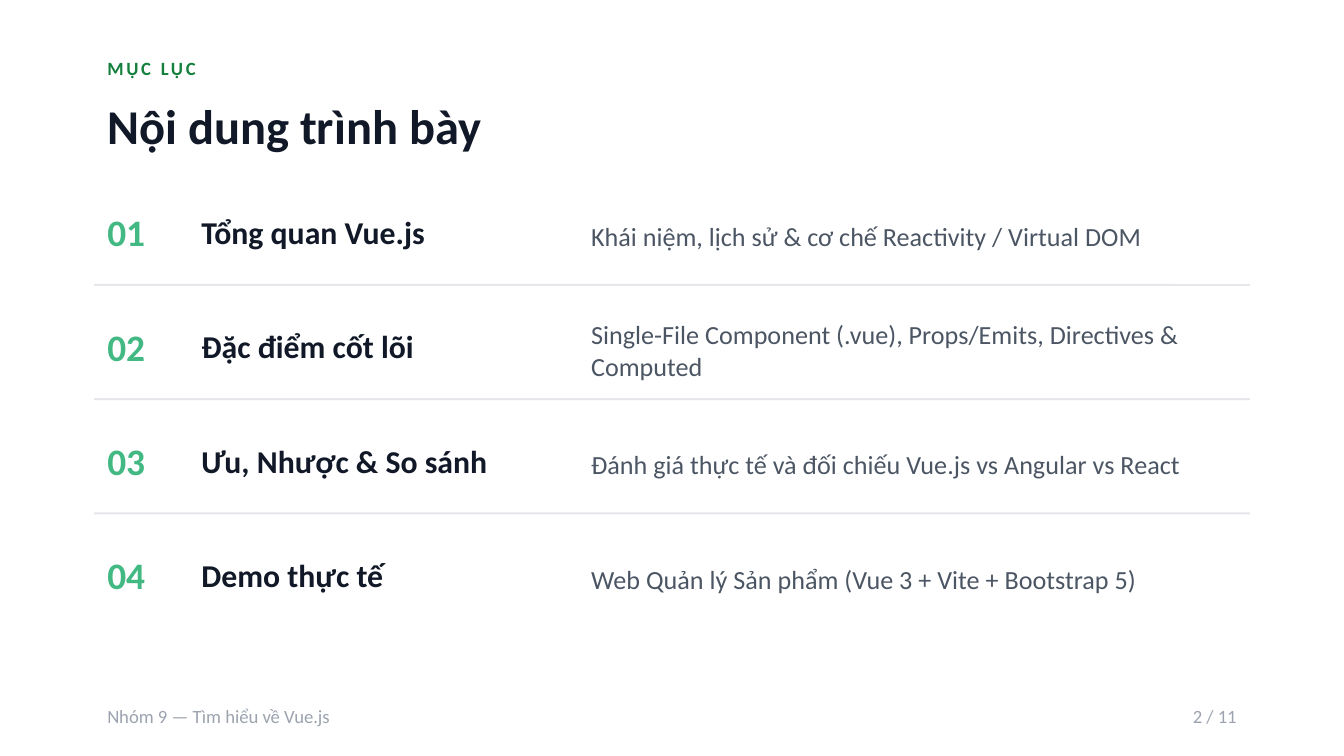
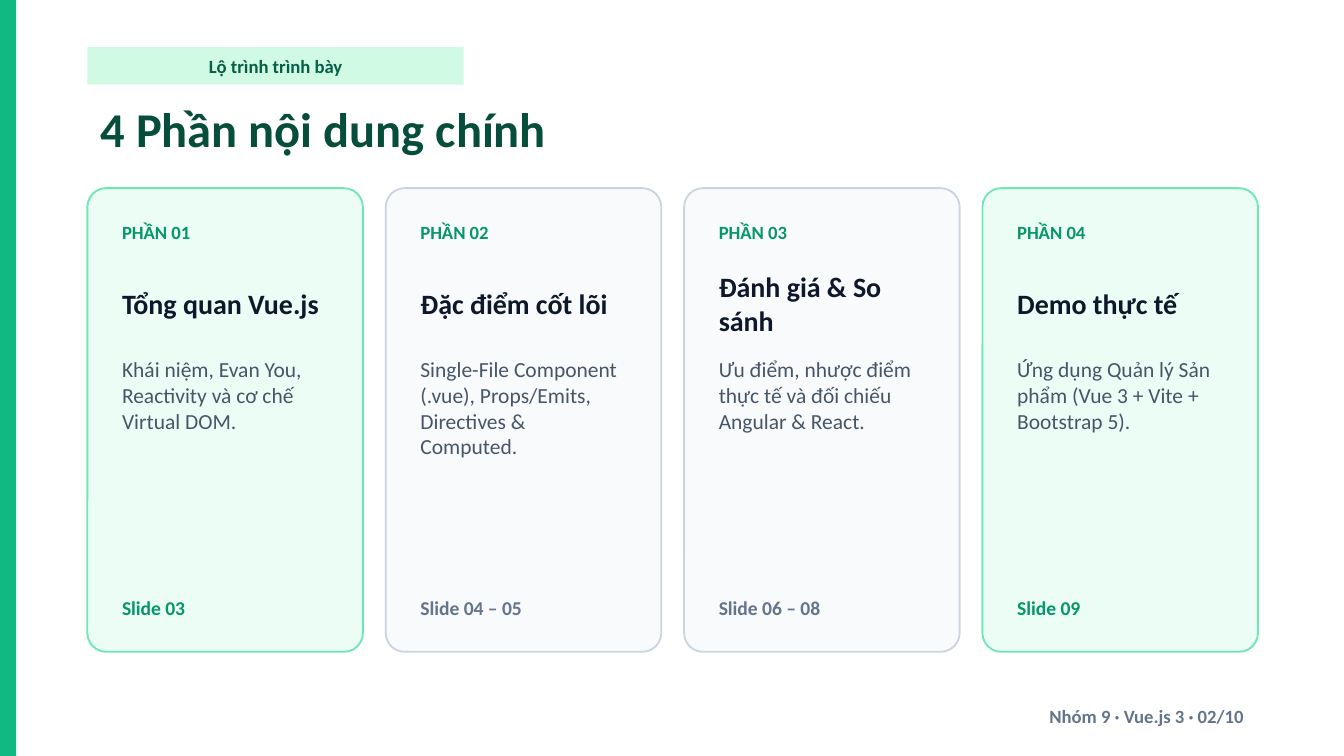
Before and after one commit to Musual-Moncra/vuejs-presentation-group9, a slide deck: slide 2 of Slide_ThuyetTrinh_VueJS_Nhom9.pptx. Drawn at 1344x756 pixels with LibreOffice and Linux fonts; fonts in the diff are those of the drawing. Boxes give left, top, right and bottom in pixels: in the first picture for what was removed or moved away, otherwise in the second. Text is boxed around its words. In the diff, an @@ line names an element or a change of style, - is before the commit and + after.

Commit message:
design: distinct emerald-rounded layout for Group 9 and remove demo instruction slide

```diff
--- a/Slide_ThuyetTrinh_VueJS_Nhom9.pptx
+++ b/Slide_ThuyetTrinh_VueJS_Nhom9.pptx
@@ rectangle added at <box>0,0,16,755</box>, fill #10B981 @@
@@ rectangle added at <box>87,47,464,85</box>, fill #D1FAE5, 10 pt, text #065F46, bold @@
+Lộ trình trình bày
@@ text removed at <box>107,62,196,79</box> @@
-MỤC LỤC
@@ text at <box>101,110,546,156</box>: text changed; text colour #111827 to #064E3B @@
-Nội dung trình bày
+4 Phần nội dung chính
@@ rounded rectangle added at <box>87,188,363,652</box>, fill #ECFDF5, outline #6EE7B7 1 pt @@
@@ rounded rectangle added at <box>386,188,661,652</box>, fill #F8FAFC, outline #CBD5E1 1 pt @@
@@ rounded rectangle added at <box>684,188,960,652</box>, fill #F8FAFC, outline #CBD5E1 1 pt @@
@@ rounded rectangle added at <box>982,188,1258,652</box>, fill #ECFDF5, outline #6EE7B7 1 pt @@
@@ text at <box>122,224,190,239</box>: text changed; size 20 to 10 pt; text colour #42B883 to #059669 @@
-01
+PHẦN 01
@@ text at <box>420,224,489,239</box>: text changed; size 20 to 10 pt; text colour #42B883 to #059669 @@
-02
+PHẦN 02
@@ text added at <box>719,224,787,239</box>, 10 pt, text #059669, bold @@
+PHẦN 03
@@ text at <box>1017,224,1086,239</box>: text changed; size 20 to 10 pt; text colour #42B883 to #059669 @@
-04
+PHẦN 04
@@ text "Tổng quan Vue.js": place and size @@
-text "Tổng quan Vue.js" at <box>201,219,425,250</box>
+text "Tổng quan Vue.js" at <box>122,292,319,319</box>
@@ text "Đặc điểm cốt lõi": place and size @@
-text "Đặc điểm cốt lõi" at <box>201,333,414,364</box>
+text "Đặc điểm cốt lõi" at <box>420,292,608,319</box>
@@ size 17 to 15 pt, text colour #111827 to #0F172A in 3 elements at <box>420,292,608,319</box>, <box>122,292,319,319</box>, <box>1017,293,1177,319</box> @@
@@ text "Demo thực tế": place and size @@
-text "Demo thực tế" at <box>201,563,384,593</box>
+text "Demo thực tế" at <box>1017,293,1177,319</box>
@@ line removed from (94, 285) to (1250, 285) @@
@@ text added at <box>719,277,881,331</box>, 15 pt, text #0F172A, bold @@
+Đánh giá & So sánh
@@ vertical alignment middle to top in 4 elements at <box>420,362,617,458</box>, <box>1017,359,1210,433</box>, <box>719,360,911,433</box>, <box>122,362,302,429</box> @@
@@ text at <box>1017,359,1210,433</box>: text changed; size 14 to 11.5 pt; text colour #4B5563 to #475569 @@
-Web Quản lý Sản phẩm (Vue 3 + Vite + Bootstrap 5)
+Ứng dụng Quản lý Sản phẩm (Vue 3 + Vite + Bootstrap 5).
@@ text at <box>122,362,302,429</box>: text changed; size 14 to 11.5 pt; text colour #4B5563 to #475569 @@
-Khái niệm, lịch sử & cơ chế Reactivity / Virtual DOM
+Khái niệm, Evan You, Reactivity và cơ chế Virtual DOM.
@@ text at <box>420,362,617,458</box>: text changed; size 14 to 11.5 pt; text colour #4B5563 to #475569 @@
-Single-File Component (.vue), Props/Emits, Directives & Computed
+Single-File Component (.vue), Props/Emits, Directives & Computed.
@@ text at <box>719,360,911,433</box>: text changed; size 14 to 11.5 pt; text colour #4B5563 to #475569 @@
-Đánh giá thực tế và đối chiếu Vue.js vs Angular vs React
+Ưu điểm, nhược điểm thực tế và đối chiếu Angular & React.
@@ line removed from (94, 399) to (1250, 399) @@
@@ text removed at <box>201,450,487,479</box> @@
-Ưu, Nhược & So sánh
@@ line removed from (94, 513) to (1250, 513) @@
@@ text at <box>122,601,185,615</box>: text changed; size 20 to 10.5 pt; text colour #42B883 to #059669 @@
-03
+Slide 03
@@ text added at <box>420,601,522,615</box>, 10.5 pt, text #64748B, bold @@
+Slide 04 – 05
@@ text added at <box>719,601,820,615</box>, 10.5 pt, text #64748B, bold @@
+Slide 06 – 08
@@ text added at <box>1017,601,1081,615</box>, 10.5 pt, text #059669, bold @@
+Slide 09
@@ text removed at <box>107,708,330,726</box> @@
-Nhóm 9 — Tìm hiểu về Vue.js
@@ text at <box>1049,710,1244,726</box>: text changed; text colour #9CA3AF to #64748B; bold on @@
-2 / 11
+Nhóm 9 · Vue.js 3 · 02/10
```
Also in this commit, not shown: 9 other slides changed, 1 slide removed, 2 other files.
